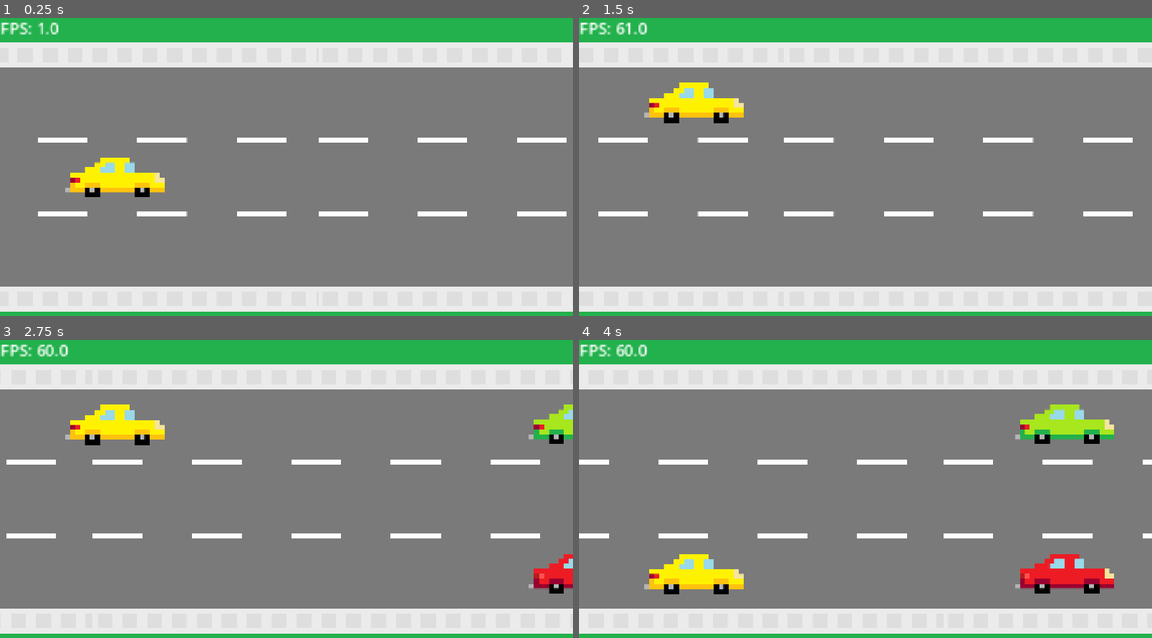
Above: before the commit, frames 1-4 (two rows, left to right).
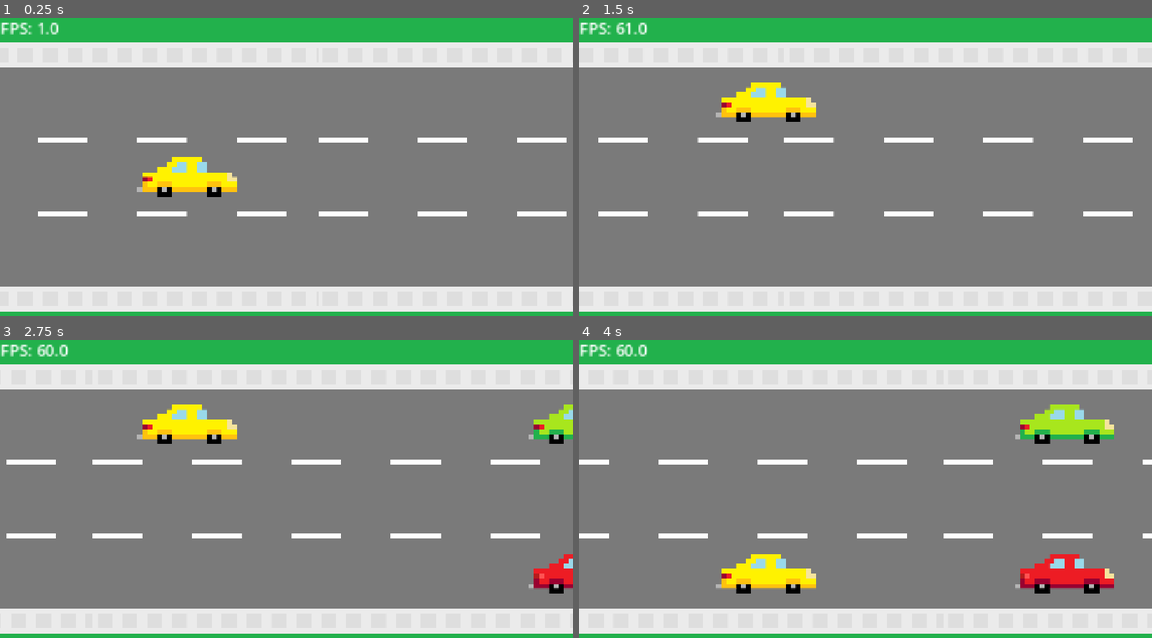
Above: after the commit, the same moments.

Repository: DevEhanTariq/first-game
Game: Godot game, scene res://level.tscn
The game is run twice, just before and just after one commit, with the same random seed, the same clock (stepped at 60 frames per second) and the same inputs.
Inputs:
- Up to frame 1 (0.25 s): no input
- Up to frame 2 (1.5 s): hold W (up) 0.53-1.28 s; hold S (down) from 1.28 s (still down)
- Up to frame 3 (2.75 s): release S (down) at 2.03 s; hold W (up) from 2.03 s (still down)
- Up to frame 4 (4 s): release W (up) at 3.53 s; hold S (down) from 3.53 s (still down)

The runs differ from the first frame. In frame 1, 2.7% of the frame differs, in the area x 11-42%, y 46-61%; in frame 2, 2.7%; in frame 3, 2.7%; in frame 4, 2.8%, in the area x 11-42%, y 71-86%.

Commit message:
Game pauses when collision is detected
- Added a collision detection script in the "TrafficSpawner" script that sets the "speed_multiplier" to 0 and "collision" to true

Diff:
--- a/Globals.gd
+++ b/Globals.gd
@@ -4,6 +4,7 @@
 var score = 0
 var collision = false
 var speed_multiplier = 1
+var playerCords = Vector2(0,0)
 
 # Called when the node enters the scene tree for the first time.
 func _ready() -> void:
@@ -12,7 +13,5 @@
 
 # Called every frame. 'delta' is the elapsed time since the previous frame.
 func _process(delta: float) -> void:
-	if Globals.score == 1:
-		print("YAY")
-	if Globals.score == 0:
-		print("ahhhhh")
+	if Globals.collision:
+		Globals.speed_multiplier = 0
--- a/Player.gd
+++ b/Player.gd
@@ -11,7 +11,7 @@
 # Called every frame. 'delta' is the elapsed time since the previous frame.
 func _process(delta: float) -> void:
 	var input_direction = Input.get_vector("none", "none", "up", "down")
-	if input_direction[1] != 0:
+	if input_direction[1] != 0 and Globals.collision == false:
 		lane += input_direction[1]/laneChangeRate * delta
 		var nLane = round(lane)
 
@@ -26,3 +26,5 @@
 			position.y = 0
 		elif nLane == 1:
 			position.y = 300
+
+	Globals.playerCords = position
--- a/TrafficSpawner.gd
+++ b/TrafficSpawner.gd
@@ -38,7 +38,14 @@
 
 func moveCars(delta: float):
 	for i in cars:
+		speed = speed * Globals.speed_multiplier
 		i.position.x -= speed * delta
+
+
+func checkCollision():
+	for body in cars:
+		if body.position.y == Globals.playerCords.y and body.position.x <= (Globals.playerCords.x) and body.position.x >= (Globals.playerCords.x - 500):
+			Globals.collision = true
 
 # Called when the node enters the scene tree for the first time.
 func _ready() -> void:
@@ -51,3 +58,4 @@
 	CarPatternSpawner()
 	delete_oldest_cars()
 	moveCars(delta)
+	checkCollision()
--- a/player.tscn
+++ b/player.tscn
@@ -12,11 +12,9 @@
 script = ExtResource("2_onrkg")
 
 [node name="CollisionShape2D" type="CollisionShape2D" parent="CharacterBody2D" unique_id=1688582909]
-position = Vector2(-290.5, 0.5)
 shape = SubResource("RectangleShape2D_onrkg")
 
 [node name="Sprite2D" type="Sprite2D" parent="CharacterBody2D" unique_id=1722020748]
-position = Vector2(-290, 2)
 texture = ExtResource("1_4flbx")
 region_enabled = true
 region_rect = Rect2(0, 0, 400, 160)
--- a/roadMovment.gd
+++ b/roadMovment.gd
@@ -9,4 +9,5 @@
 
 # Called every frame. 'delta' is the elapsed time since the previous frame.
 func _process(delta: float) -> void:
+	speed = speed * Globals.speed_multiplier
 	position.x -= speed * delta
